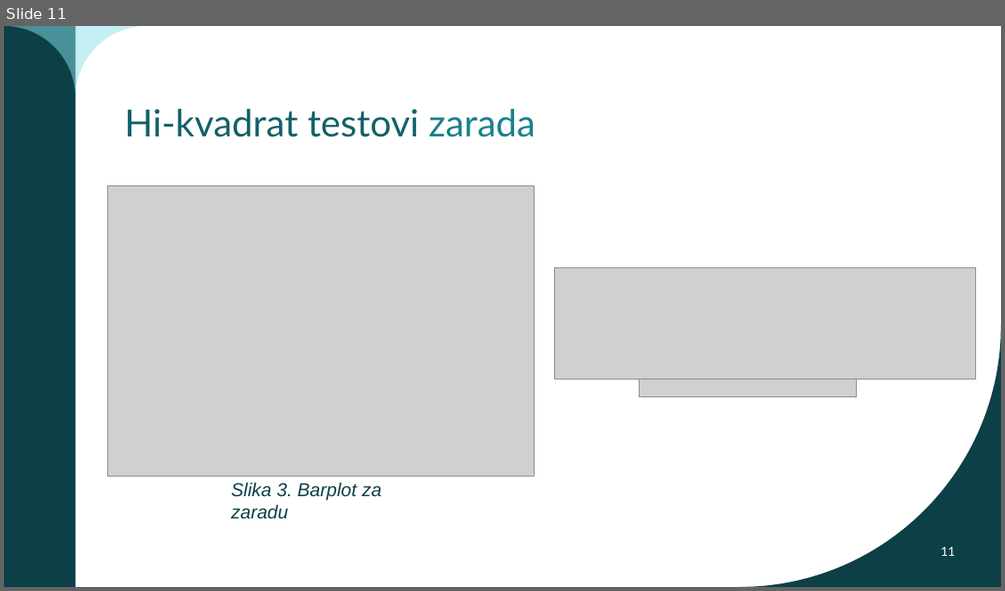
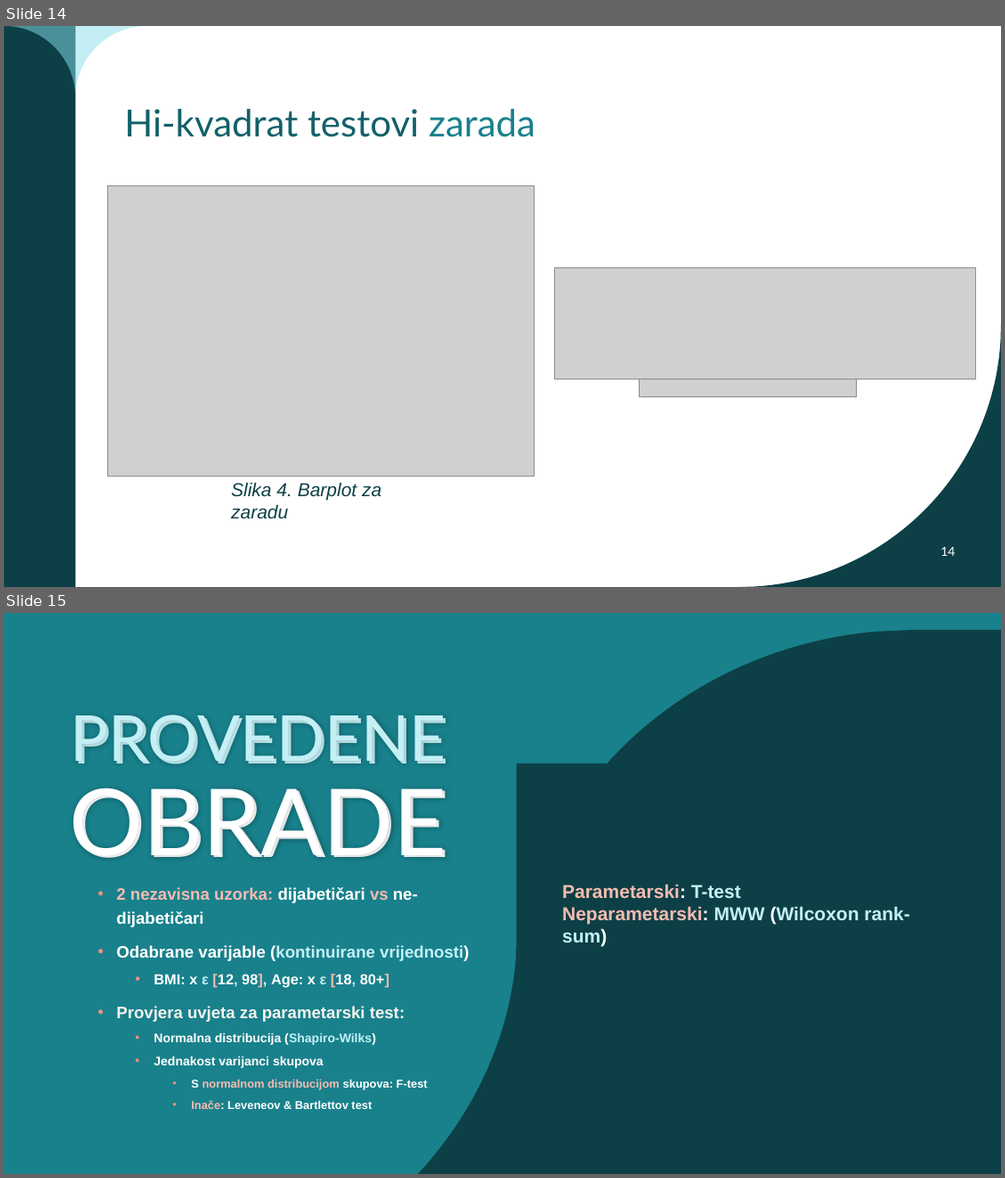
Before and after one commit to jfletcher20/diabetes-health-indicators-analysis, a slide deck: MULTIVARIJANTNA I DUBINSKA ANALIZA PODATAKA.pptx. Shown one above the other, each under a label of ours: slide 11 before the commit, slides 14 and 15 after it. The pictures are 1005x591 and 1005x1178 pixels, drawn with LibreOffice and Linux fonts; fonts in the diff are those of the drawing; grey boxes stand for pictures; background and template pictures are left out. Boxes give left, top, right and bottom in pixels: in the first picture for what was removed or moved away, otherwise in the second. Text is boxed around its words. In the diff, an @@ line names an element or a change of style, - is before the commit and + after.

```diff
--- a/MULTIVARIJANTNA I DUBINSKA ANALIZA PODATAKA.pptx
+++ b/MULTIVARIJANTNA I DUBINSKA ANALIZA PODATAKA.pptx
@@ slide 15 added at bbox=[4, 613, 1001, 1174], background #18818C @@
@@ freeform shape added at bbox=[4, 613, 191, 800], fill #126169 @@
@@ freeform shape added at bbox=[4, 613, 517, 1174], fill #18818C @@
@@ freeform shape added at bbox=[517, 629, 1001, 1174], fill #0C4046 @@
@@ text added at bbox=[51, 704, 467, 887], 61 pt, text #C4F0F5 @@
+PROVEDENE
+OBRADE
@@ text added at bbox=[70, 714, 447, 858], 61 pt, text #C4F0F5 @@
+PROVEDENE OBRADE
@@ freeform shape added at bbox=[138, 763, 1001, 1174], fill #0C4046 @@
@@ text added at bbox=[116, 887, 469, 1109], 16 pt, text #FFFFFF, bold @@
+• 2 nezavisna uzorka: dijabetičari vs ne-dijabetičari
+• Odabrane varijable (kontinuirane vrijednosti)
+  • BMI: x ε [12, 98], Age: x ε [18, 80+]
+• Provjera uvjeta za parametarski test:
+  • Normalna distribucija (Shapiro-Wilks)
+  • Jednakost varijanci skupova
+    • S normalnom distribucijom skupova: F-test
+    • Inače: Leveneov & Bartlettov test
@@ freeform shape added at bbox=[378, 891, 652, 1174], fill #0C4046 @@
@@ text added at bbox=[562, 884, 909, 947], 18 pt, text #F8BBB0, bold @@
+Parametarski: T-test
+Neparametarski: MWW (Wilcoxon rank-sum)
@@ what was slide 11 is now slide 14 @@
@@ slide 14 changed as well @@
@@ text at bbox=[231, 482, 381, 519]: text changed @@
-Slika 3. Barplot za zaradu
+Slika 4. Barplot za zaradu
@@ page number at bbox=[940, 547, 955, 556]: text changed @@
-11
+14
```
Also in this commit, not shown: 7 other slides changed, 12 other slides added, 9 slides removed, 11 other files.
